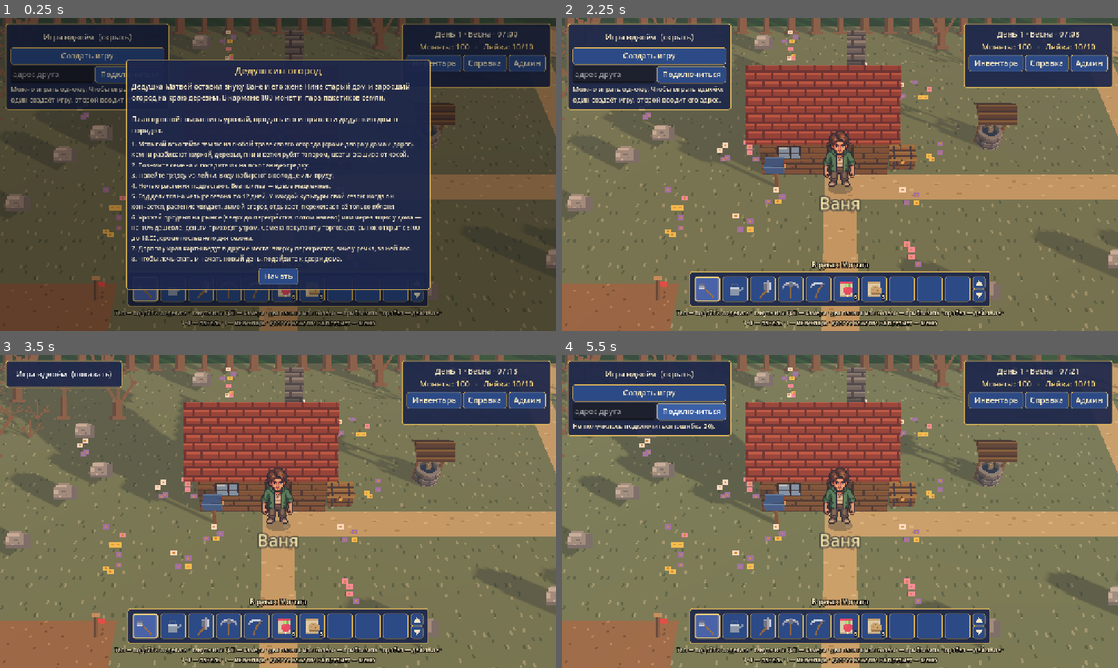
Above: before the commit, frames 1-4 (two rows, left to right).
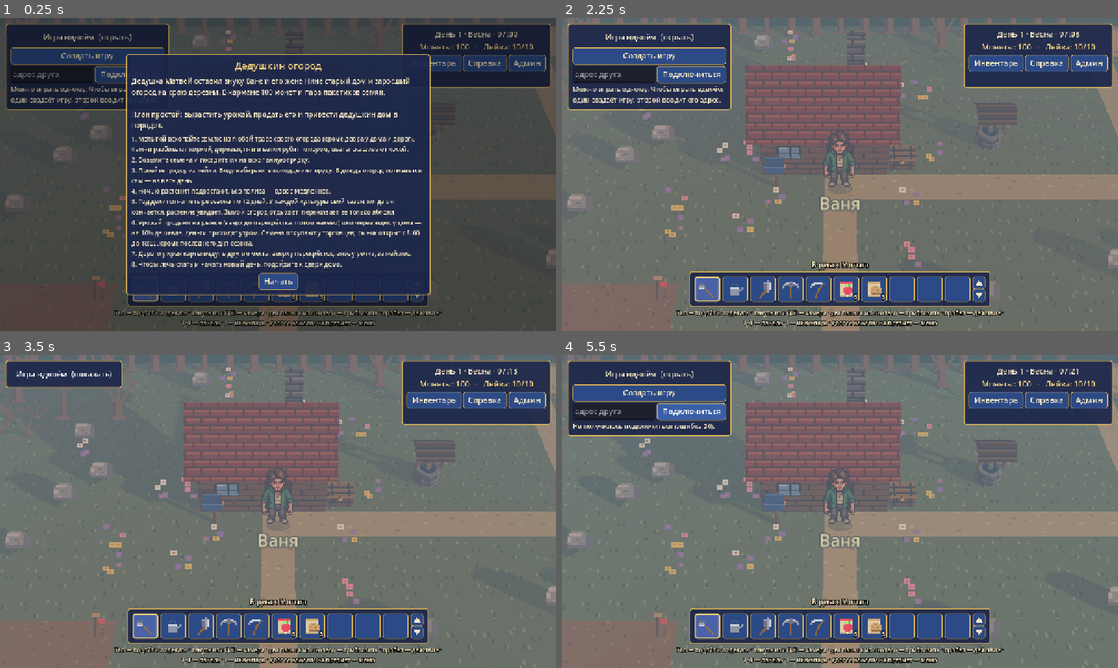
Above: after the commit, the same moments.

Repository: Japshinobi/Test
Game: Godot game, scene res://main.tscn
Two runs of this game, one before a commit and one after it. Both use one fixed random seed, a clock stepped at 60 frames per second and the inputs below.
Inputs (mouse positions are in pixels of both pictures, inside the frame that each line leads up to):
- Up to frame 1 (0.25 s): no input
- Up to frame 2 (2.25 s): click (612, 74) at 0.52 s; type "12" at 0.6 s; click "Админ" at 1.25 s; click "Начать" at 2 s
- Up to frame 3 (3.5 s): click "Игра вдвоём (скрыть)" at 2.75 s
- Up to frame 4 (5.5 s): click "Игра вдвоём (показать)" at 3.5 s; click "Создать игру" at 4.25 s; click "Подключиться" at 5 s

The runs differ from the first frame. In frame 1, 19% of the frame differs, in the area x 0-100%, y 0-100%; in frame 2, 48%; in frame 3, 54%; in frame 4, 48%.
Error after the commit: Invalid assignment of property or key 'amount_ratio' with value of type 'float' on a base object of type 'CPUParticles3D'. (res://scripts/main.gd:323)

Commit message:
Погода: выбор по сезонам, смена днём, дождь поливает огород, туман, снег
- weather.gd: шансы из design/weather.xlsx (тучи → ясно, гроза → дождь, пока их нет),
  план дня с одной сменой (20%), плавный переход ~1 час, вид каждой погоды.
- farm.gd: погода в состоянии огорода и в сохранении (план на сегодня и завтра),
  дождь поливает весь огород на день, снег в 1-й день зимы, сходит с шансом 50%.
- farm_net.gd: решает хозяин; полив дождём и ручная смена рассылаются гостю.
- main.gd: свет, дымка, капли дождя, снегопад по погоде; sfx.gd: звук дождя.
- hud.gd: утреннее окно только при погоде с утра; админ-панель — выбор погоды.
- Старые правила снега по формуле (location.gd → snowing, snow_cover) убраны.
- База знаний и HANDOFF: как устроена погода, решения владельца, проверки вдвоём.

Co-Authored-By: Claude Opus 5.5 <noreply@anthropic.com>
Claude-Session: https://claude.ai/code/session_01Vk2GzkFks5VW2iDabaZdf6

Diff:
--- a/godot/scripts/farm.gd
+++ b/godot/scripts/farm.gd
@@ -3,6 +3,7 @@
 ## и в Unity (OgorodCore.cs). Этим состоянием владеет хозяин игры, остальные получают его копию по сети.
 
 const Location := preload("res://scripts/location.gd")
+const Weather := preload("res://scripts/weather.gd")
 
 ## Рост в игровых днях; сезон — 12 дней. Вне своих сезонов растение вянет.
 ## regrow — через сколько дней плодоносит снова после сбора (0 — растение убирается целиком).
@@ -48,7 +49,12 @@
 ## Предметы на земле: id -> {item, n, x, z}
 var drops := {}
 var next_drop := 1
+## Лежит ли снег на земле (зимой): ложится после снегопада, без снегопада сходит случайно.
 var snow := false
+## Погода (решает хозяин): day — для какого дня планы; today и next — планы на сегодня и завтра (см. weather.gd);
+## wet — дождь сегодня уже был: огород полит на весь день.
+var weather := {"day": 1, "today": Weather.fixed("clear"), "next": Weather.fixed("clear"), "wet": false}
+var rng := RandomNumberGenerator.new()
 ## Изменения карт по локациям: что срубили, разбили, скосили. "farm" -> {"x,y": изменение}
 var mods := {}
 ## Протоптанный снег: локация -> {"x,y": true}. Свежий снег засыпает следы, весной снег тает.
@@ -58,6 +64,32 @@
 func _init() -> void:
 	for c in CROPS:
 		shipped[c["key"]] = 0
+	rng.randomize()
+	new_weather(day)
+
+
+# ---------- погода ----------
+
+## Погода на день d: «завтра» из прошлого плана становится «сегодня», на завтра выбирается новая.
+func new_weather(d: int) -> void:
+	var today: Dictionary = weather["next"] if int(weather.get("day", 0)) + 1 == d else Weather.plan(d, rng)
+	weather = {"day": d, "today": today, "next": Weather.plan(d + 1, rng), "wet": false}
+
+
+## Погода на сегодня — вручную (админ-панель).
+func set_weather(id: String) -> void:
+	weather["today"] = Weather.fixed(id)
+	weather["wet"] = false
+
+
+## Если сегодня уже шёл дождь — полить весь огород (один раз за день). true — грядки изменились.
+func apply_rain(minutes: float) -> bool:
+	if weather.get("wet", false) or not Weather.waters_now(weather["today"], minutes):
+		return false
+	weather["wet"] = true
+	for key in plots:
+		plots[key]["watered"] = true
+	return true
 
 
 # ---------- предметы и инвентарь ----------
@@ -265,7 +297,8 @@
 	match tool:
 		"hoe":
 			if p == null:
-				plots[cell_key(x, y)] = {"tilled": true, "watered": false, "crop": "", "age": 0.0, "ripe": false, "grown": false, "dead": false}
+				# после дождя новая грядка тоже полита: огород полит на весь день
+				plots[cell_key(x, y)] = {"tilled": true, "watered": weather.get("wet", false), "crop": "", "age": 0.0, "ripe": false, "grown": false, "dead": false}
 				return {"plot": true, "fx": "till"}
 			if p["crop"] != "":
 				return {"msg": "Тут растёт: %s." % crop(p["crop"])["name"].to_lower()}
@@ -323,7 +356,7 @@
 ## Возвращает отчёт для утреннего окна.
 func new_day() -> Dictionary:
 	var m := {"ripened": {}, "withered": {}, "dry": 0, "income": 0, "season_changed": false, "snowed": false}
-	var snowed := Location.snowing(day)
+	var snowed := Weather.had(weather["today"], "snow", 24.0 * 60.0)
 	var before := Location.season_id(day)
 	var next := Location.season_id(day + 1)
 	m["season_changed"] = next != before
@@ -372,10 +405,16 @@
 		if snowed:
 			snow = true
 			snow_trod = {}
+		elif snow and rng.randf() < Weather.SNOW_MELT:
+			snow = false
+			snow_trod = {}
 	else:
 		snow = false
 		snow_trod = {}
 	m["snowed"] = snowed
+	new_weather(day)
+	# дождь с самого утра — огород полит сразу
+	apply_rain(6.0 * 60.0)
 	return m
 
 
@@ -504,7 +543,7 @@
 ## Всё состояние одним словарём: для отправки по сети (и для сохранения игры потом).
 func to_dict() -> Dictionary:
 	return {"day": day, "money": money, "shipped": shipped, "mods": mods, "snow_trod": snow_trod,
-		"plots": plots, "drops": drops, "next_drop": next_drop, "snow": snow}
+		"plots": plots, "drops": drops, "next_drop": next_drop, "snow": snow, "weather": weather}
 
 
 func from_dict(d: Dictionary) -> void:
@@ -519,3 +558,11 @@
 	mods = d.get("mods", {})
 	snow_trod = d.get("snow_trod", {})
 	snow = d["snow"]
+	if d.has("weather"):
+		weather = d["weather"]
+		weather["day"] = int(weather.get("day", day))
+		for k in ["today", "next"]:
+			if weather[k].has("at"):
+				weather[k]["at"] = int(weather[k]["at"])
+	else:
+		new_weather(day)
--- a/godot/scripts/farm_net.gd
+++ b/godot/scripts/farm_net.gd
@@ -472,6 +472,24 @@
 
 
 ## Только у хозяина: закончить день для всех (все легли спать, наступила полночь или кнопка «+ день»).
+## Только у хозяина: если пошёл дождь — полить огород и разослать грядки. Вызывается каждый кадр.
+func check_rain(minutes: float) -> void:
+	if not is_host() or not farm.apply_rain(minutes):
+		return
+	for key in farm.plots:
+		var xy: PackedStringArray = String(key).split(",")
+		_all("net_plot", [int(xy[0]), int(xy[1]), farm.plots[key]])
+
+
+## Только у хозяина: погода на сегодня вручную (админ-панель).
+func set_weather(id: String) -> void:
+	if not is_host():
+		return
+	farm.set_weather(id)
+	_all("net_weather", [farm.weather])
+	check_rain(main.minutes)
+
+
 func end_day(note: String) -> void:
 	if not is_host():
 		return
@@ -678,11 +696,19 @@
 
 ## Админ-панель хозяина: день сменился без ночи (растения не растут).
 @rpc("authority", "call_remote", "reliable")
-func net_set_day(d: int, snow_: bool) -> void:
+func net_set_day(d: int, snow_: bool, weather_: Dictionary) -> void:
 	farm.day = d
 	farm.snow = snow_
+	farm.weather = weather_
 	main.day = d
 	main.set_day(d)
+
+
+## Погода сменилась вручную (админ-панель хозяина).
+@rpc("authority", "call_remote", "reliable")
+func net_weather(weather_: Dictionary) -> void:
+	farm.weather = weather_
+	main.update_weather()
 
 
 @rpc("authority", "call_remote", "reliable")
--- a/godot/scripts/hud.gd
+++ b/godot/scripts/hud.gd
@@ -4,6 +4,7 @@
 
 const Farm := preload("res://scripts/farm.gd")
 const Location := preload("res://scripts/location.gd")
+const Weather := preload("res://scripts/weather.gd")
 
 var main: Node
 var root: Control
@@ -440,46 +441,32 @@
 }
 
 
-func show_morning(m: Dictionary, note: String) -> void:
+## Утро. Окно — только если сразу после пробуждения началось погодное событие (решение владельца 22.10.2026);
+## ежедневный отчёт (созрело, ящик, цены) убран — где его показывать, решим позже. m — итог ночи из farm.new_day.
+func show_morning(_m: Dictionary, note: String) -> void:
 	sleepers_label.text = ""
+	if note != "":
+		toast(note)
 	var day: int = main.day
-	var sid := Location.season_id(day)
+	var am := String(main.farmnet.farm.weather["today"].get("am", "clear"))
+	var text := ""
+	match am:
+		"rain":
+			text = "С утра идёт дождь. Огород полит на весь день."
+		"fog":
+			text = "С утра всё окутал туман."
+		"snow":
+			text = "Пошёл первый снег. Зима вступила в свои права." if Location.season_day(day) == 1 else "С утра идёт снег."
+	if text == "":
+		return
 	var v := _open("morning", "%s, день %d из %d" % [main.season_text(), Location.season_day(day), Location.SEASON_DAYS], 620)
-	var lines := PackedStringArray()
-	if m.get("season_changed", false):
-		lines.append(SEASON_TEXT[sid])
-		if not m.get("withered", {}).is_empty():
-			lines.append("Не пережили смену сезона: %s. Уберите увядшие растения с грядок." % ", ".join(m["withered"].keys().map(func(k): return "%s ×%d" % [Farm.crop(k)["name"], m["withered"][k]])))
-		var now := Farm.CROPS.filter(func(c): return Farm.can_plant(c["key"], sid)).map(func(c): return String(c["name"]).to_lower())
-		if not now.is_empty():
-			lines.append("В этом сезоне сажают: %s." % ", ".join(now))
-	if m.get("snowed", false) and sid == "winter":
-		lines.append("За ночь всё засыпало снегом.")
-	if Location.snowing(day):
-		lines.append("Сегодня идёт снег.")
-	if m.get("income", 0) > 0:
-		lines.append("За отгрузку из ящика получено %d монет." % m["income"])
-	if note != "":
-		lines.append(note)
-	var ripe: Dictionary = m.get("ripened", {})
-	lines.append(("За ночь созрело: %s." % ", ".join(ripe.keys().map(func(k): return "%s ×%d" % [Farm.crop(k)["product"], ripe[k]]))) if not ripe.is_empty() else "Пока ничего не созрело. Растения тянутся к солнцу.")
-	if m.get("dry", 0) > 0:
-		lines.append("Без полива осталось растений: %d. Они росли вдвое медленнее." % m["dry"])
-	var best := ""
-	var best_price := 0.0
-	for c in Farm.CROPS:
-		var pr := Farm.price(day, c["key"]) / float(c["sell"])
-		if best == "" or pr > best_price:
-			best = c["key"]
-			best_price = pr
-	lines.append("Сегодня дороже всего принимают: %s, по %d монет." % [String(Farm.crop(best)["product"]).to_lower(), Farm.price(day, best)])
-	_text(v, "\n\n".join(lines), 16)
+	_text(v, text, 16)
 	_button(_buttons(v), "Доброе утро!", close_dialog)
 
 
 # ---------- вступление, справка, админ-панель ----------
 
-const HOW := "1. Мотыгой вскопайте землю на любой траве свое …(203 unchanged characters)… ейки. Воду набирают в колодце или пруду.\n4. Ночью растения подрастают. Без поли …(560 unchanged characters)…
+const HOW := "1. Мотыгой вскопайте землю на любой траве свое …(203 unchanged characters)… ейки. Воду набирают в колодце или пруду. В дождь огород поливается сам — на весь день.\n4. Ночью растения подрастают. Без поли …(560 unchanged characters)…
 
 
 func open_intro() -> void:
@@ -558,6 +545,15 @@
 		_button(ht, "Запустить время" if main.time_frozen else "Остановить время", func() -> void:
 			main.time_frozen = not main.time_frozen
 			open_admin())
+		var hw := _buttons(v)
+		_text(hw, "Погода:", 15).autowrap_mode = TextServer.AUTOWRAP_OFF
+		var now := String(Weather.now(main.farmnet.farm.weather["today"], main.minutes)[0])
+		for id in Weather.TYPES:
+			var b := _button(hw, Weather.name_of(id), func() -> void:
+				main.admin_set_weather(id)
+				open_admin())
+			if id == now:
+				b.add_theme_stylebox_override("normal", _box(Color("#4a63a8"), Color("#f0cf7a"), 2))
 		var hf := _buttons(v)
 		_button(hf, "Пропустить ночь (растения растут)", func() -> void:
 			close_dialog()
--- a/godot/scripts/location.gd
+++ b/godot/scripts/location.gd
@@ -233,15 +233,6 @@
 	return (day - 1) % SEASON_DAYS + 1
 
 
-## Примерно через день зимой идёт снег; к утру он ложится.
-static func snowing(day: int) -> bool:
-	return day >= 1 and season_id(day) == "winter" and hash3(day, 5, 77) < 0.5
-
-
-static func snow_cover(day: int) -> bool:
-	return season_id(day) == "winter" and snowing(day - 1)
-
-
 ## Название «вида» дня в атласе: деревья, кусты, трава и цветы меняются с ним.
 static func look_name(day: int, snow: bool) -> String:
 	match season_id(day):
--- a/godot/scripts/main.gd
+++ b/godot/scripts/main.gd
@@ -9,6 +9,7 @@
 const Hud := preload("res://scripts/hud.gd")
 const FarmNet := preload("res://scripts/farm_net.gd")
 const Sfx := preload("res://scripts/sfx.gd")
+const Weather := preload("res://scripts/weather.gd")
 
 const PORT := 24565
 const SPEED := 3.6          # клеток в секунду
@@ -49,6 +50,7 @@
 var _last_cell := Vector2i(-1, -1)
 var _trod_sent := {}
 var _snowfall: CPUParticles3D
+var _rainfall: CPUParticles3D
 var _late_warned := false
 var yaw := 0.0
 var dist := 18.0
@@ -141,6 +143,7 @@
 	_update_camera(delta)
 	_tint_t += delta
 	_update_light(_tint_t > 0.25)
+	farmnet.check_rain(minutes)
 	world.set_market_open(market_open())
 	world.tick(delta)
 	_net_tick(delta)
@@ -171,7 +174,14 @@
 		return
 	d = maxi(1, d)
 	var snow := farmnet.farm.snow if Location.season_id(d) == "winter" else false
-	farmnet._all("net_set_day", [d, snow])
+	farmnet.farm.new_weather(d)
+	farmnet._all("net_set_day", [d, snow, farmnet.farm.weather])
+	farmnet.check_rain(minutes)
+
+
+## Админ-панель: погода на сегодня вручную (решает хозяин, видят все).
+func admin_set_weather(id: String) -> void:
+	farmnet.set_weather(id)
 
 
 func admin_set_time(m: float) -> void:
@@ -235,7 +245,7 @@
 	if cell == _last_cell:
 		return
 	_last_cell = cell
-	if not Location.snow_cover(day):
+	if not farmnet.farm.snow or Location.season_id(day) != "winter":
 		return
 	var k := "%s:%d,%d" % [loc_id, cell.x, cell.y]
 	if _trod_sent.has(k) or farmnet.farm.snow_trod.get(loc_id, {}).has("%d,%d" % [cell.x, cell.y]):
@@ -244,7 +254,12 @@
 	farmnet.request("trod", [loc_id, cell.x, cell.y])
 
 
-## Падающий снег вокруг камеры в снежные дни.
+## Погода сменилась (админ-панель): сразу перерисовать свет, дождь и снег.
+func update_weather() -> void:
+	_update_light(true)
+
+
+## Падающий снег и дождь вокруг камеры; сколько их — решает погода (_update_fall).
 func _update_snowfall() -> void:
 	if _snowfall == null:
 		_snowfall = CPUParticles3D.new()
@@ -266,8 +281,46 @@
 		mesh.material = mat
 		_snowfall.mesh = mesh
 		add_child(_snowfall)
-	_snowfall.emitting = Location.snowing(day)
-	_snowfall.visible = _snowfall.emitting
+	if _rainfall == null:
+		# капли — вытянутые штрихи, всегда вертикальные на экране
+		_rainfall = CPUParticles3D.new()
+		_rainfall.amount = 900
+		_rainfall.lifetime = 0.9
+		_rainfall.emission_shape = CPUParticles3D.EMISSION_SHAPE_BOX
+		_rainfall.emission_box_extents = Vector3(16, 0.5, 16)
+		_rainfall.direction = Vector3(0.05, -1, 0)
+		_rainfall.spread = 2.0
+		_rainfall.initial_velocity_min = 13.0
+		_rainfall.initial_velocity_max = 16.0
+		_rainfall.gravity = Vector3.ZERO
+		var drop := QuadMesh.new()
+		drop.size = Vector2(0.03, 0.42)
+		var dmat := StandardMaterial3D.new()
+		dmat.shading_mode = BaseMaterial3D.SHADING_MODE_UNSHADED
+		dmat.transparency = BaseMaterial3D.TRANSPARENCY_ALPHA
+		dmat.albedo_color = Color(0.82, 0.88, 1.0, 0.55)
+		dmat.billboard_mode = BaseMaterial3D.BILLBOARD_FIXED_Y
+		drop.material = dmat
+		_rainfall.mesh = drop
+		add_child(_rainfall)
+	_update_fall(Weather.look(farmnet.farm.weather["today"], minutes))
+
+
+func _update_fall(w: Dictionary) -> void:
+	_set_fall(_snowfall, w["snow"])
+	_set_fall(_rainfall, w["rain"])
+	sound.set_rain(w["rain"])
+
+
+## Частицы идут, если погода хоть немного «падает»; во время перехода их становится больше или меньше.
+func _set_fall(p: CPUParticles3D, k: float) -> void:
+	if p == null:
+		return
+	var on := k > 0.02
+	if p.emitting != on:
+		p.emitting = on
+	p.visible = on
+	p.amount_ratio = clampf(k, 0.05, 1.0)
 
 
 ## На клетке что-то изменилось (срубили дерево и т. п.): обновить картинку и проходимость.
@@ -383,7 +436,9 @@
 
 ## Солнце встаёт в 6:00 на востоке, в полдень стоит на юге, садится в 20:30 на западе.
 func _update_light(sprites_too: bool) -> void:
-	var tint := tint_at(minutes)
+	# погода: свет тусклее и с оттенком, дымка гуще, дождь и снег (с плавным переходом)
+	var w := Weather.look(farmnet.farm.weather["today"], minutes)
+	var tint := tint_at(minutes) * (w["tint"] as Color)
 	var t := (minutes - 360.0) / 870.0
 	if t > 0.0 and t < 1.0:
 		var a := t * PI
@@ -391,7 +446,7 @@
 		var dir := Vector3(cos(a), maxf(elev, 0.18) * 1.3, 0.55).normalized()
 		sun.basis = Basis.looking_at(-dir, Vector3.UP)
 		sun.light_color = tint
-		sun.light_energy = 0.15 * minf(1.0, elev * 3.0)
+		sun.light_energy = 0.15 * minf(1.0, elev * 3.0) * float(w["light"])
 		sun.visible = true
 	else:
 		sun.visible = false
@@ -400,6 +455,8 @@
 	var sky := Color(0.55, 0.74, 0.93) * tint
 	env.background_color = sky
 	env.fog_light_color = sky
+	env.fog_density = w["fog"]
+	_update_fall(w)
 	if sprites_too:
 		_tint_t = 0.0
 		world.set_tint(tint)
@@ -413,6 +470,8 @@
 func _update_camera(delta: float) -> void:
 	if _snowfall:
 		_snowfall.position = me.position + Vector3(0, 7, 0)
+	if _rainfall:
+		_rainfall.position = me.position + Vector3(0, 9, 0)
 	var target := me.position + Vector3(0, 0.7, 0)
 	cam_target = cam_target.lerp(target, 1.0 - exp(-8.0 * delta))
 	var off := Vector3(sin(yaw) * cos(PITCH), sin(PITCH), cos(yaw) * cos(PITCH)) * dist
--- a/godot/scripts/sfx.gd
+++ b/godot/scripts/sfx.gd
@@ -19,6 +19,7 @@
 var _streams := {}
 var _players: Array[AudioStreamPlayer] = []
 var _next := 0
+var _rain: AudioStreamPlayer
 
 
 func _ready() -> void:
@@ -37,6 +38,43 @@
 	_next = (_next + 1) % _players.size()
 	p.stream = _streams[name_]
 	p.play()
+
+
+## Шум дождя: level 0..1 (0 — тишина). Включается и затихает вместе с погодой.
+func set_rain(level: float) -> void:
+	var audible := on and level > 0.02
+	if not audible:
+		if _rain and _rain.playing:
+			_rain.stop()
+		return
+	if _rain == null:
+		_rain = AudioStreamPlayer.new()
+		_rain.stream = _noise_loop()
+		add_child(_rain)
+	_rain.volume_db = linear_to_db(0.35 * level)
+	if not _rain.playing:
+		_rain.play()
+
+
+## Две секунды мягкого шума (сглаженный белый шум), повторяются по кругу.
+static func _noise_loop() -> AudioStreamWAV:
+	var count := RATE * 2
+	var data := PackedByteArray()
+	data.resize(count * 2)
+	var rng := RandomNumberGenerator.new()
+	rng.seed = 7
+	var v := 0.0
+	for i in count:
+		v = v * 0.55 + rng.randf_range(-1.0, 1.0) * 0.45
+		data.encode_s16(i * 2, int(clampf(v * 0.6, -1.0, 1.0) * 32767.0))
+	var s := AudioStreamWAV.new()
+	s.format = AudioStreamWAV.FORMAT_16_BITS
+	s.mix_rate = RATE
+	s.stereo = false
+	s.data = data
+	s.loop_mode = AudioStreamWAV.LOOP_FORWARD
+	s.loop_end = count
+	return s
 
 
 ## Собрать звук из нот в один короткий WAV.
--- /dev/null
+++ b/godot/scripts/weather.gd
@@ -0,0 +1,120 @@
+extends RefCounted
+## Погода: виды, шансы по сезонам, план на день и как она выглядит в каждую минуту.
+## Правила — из design/weather.xlsx (листы «Погода» и «Параметры»), только строки «решено» и «в игре».
+## Погоду выбирает хозяин игры; план хранится в состоянии огорода (farm.weather) и приходит гостю вместе с ним.
+##
+## План на день: {"am": утренняя погода, "pm": погода после смены, "at": минута начала смены (-1 — без смены)}.
+## В farm.weather лежат два плана: "today" и "next" (на завтра — для будущего барометра).
+
+const Location := preload("res://scripts/location.gd")
+
+## Шансы в день, % — весна, лето, осень, зима (лист «Погода»).
+const CHANCE := {
+	"clear": [45, 55, 30, 40],
+	"clouds": [20, 10, 25, 25],
+	"rain": [25, 15, 30, 0],
+	"storm": [5, 15, 3, 0],
+	"snow": [0, 0, 0, 30],
+	"fog": [5, 5, 12, 5],
+}
+## Виды, которых ещё нет в игре, отдают свою долю другим (решение владельца 22.10.2026):
+## тучи — в «ясно», гроза — в «дождь». Когда вид появится, строку отсюда убрать.
+const FOLD := {"clouds": "clear", "storm": "rain"}
+
+## Как выглядит и что делает каждый вид.
+## light — множитель солнца (и силы теней); tint — чем подкрасить свет; fog — плотность дымки;
+## fall — что падает с неба; waters — поливает ли огород.
+const TYPES := {
+	"clear": {"name": "Ясно", "light": 1.0, "tint": Color(1, 1, 1), "fog": 0.004, "fall": "", "waters": false},
+	"rain": {"name": "Дождь", "light": 0.35, "tint": Color(0.74, 0.78, 0.86), "fog": 0.012, "fall": "rain", "waters": true},
+	"fog": {"name": "Туман", "light": 0.55, "tint": Color(0.88, 0.89, 0.92), "fog": 0.022, "fall": "", "waters": false},
+	"snow": {"name": "Снег", "light": 0.6, "tint": Color(0.9, 0.92, 0.97), "fog": 0.01, "fall": "snow", "waters": false},
+}
+
+const CHANGE_CHANCE := 0.2   # шанс, что погода сменится днём (решение владельца 22.10.2026)
+const CHANGE_FROM := 7 * 60  # смена — в любое время дня, между 7:00 и 20:00
+const CHANGE_TO := 20 * 60
+const BLEND := 60.0          # переход — около 1 игрового часа
+const SNOW_MELT := 0.5       # шанс, что лежащий снег сойдёт за ночь без снегопада
+
+
+## Вид погоды по шансам сезона.
+static func pick(season_index: int, rng: RandomNumberGenerator) -> String:
+	var weights := {}
+	for id in CHANCE:
+		var to: String = FOLD.get(id, id)
+		weights[to] = weights.get(to, 0) + int(CHANCE[id][season_index])
+	var total := 0
+	for id in weights:
+		total += weights[id]
+	var r := rng.randi_range(1, maxi(total, 1))
+	for id in weights:
+		r -= weights[id]
+		if r <= 0:
+			return id
+	return "clear"
+
+
+## План погоды на день: утренняя погода и, возможно, одна смена днём.
+static func plan(day: int, rng: RandomNumberGenerator) -> Dictionary:
+	var s := Location.season_index(day)
+	var am := pick(s, rng)
+	# снег в 1-й день зимы обязателен
+	if Location.season_id(day) == "winter" and Location.season_day(day) == 1:
+		am = "snow"
+	var p := {"am": am, "pm": am, "at": -1}
+	if rng.randf() < CHANGE_CHANCE:
+		var pm := pick(s, rng)
+		if pm != am:
+			p["pm"] = pm
+			p["at"] = rng.randi_range(CHANGE_FROM, CHANGE_TO)
+	return p
+
+
+## Погода на весь день без смены (админ-панель).
+static func fixed(id: String) -> Dictionary:
+	return {"am": id, "pm": id, "at": -1}
+
+
+## Какая погода сейчас и насколько прошёл переход к ней (0..1; 1 — переход закончен).
+static func now(p: Dictionary, minutes: float) -> Array:
+	var at := float(p.get("at", -1))
+	if at < 0.0 or minutes < at:
+		return [String(p.get("am", "clear")), 1.0]
+	return [String(p.get("pm", "clear")), clampf((minutes - at) / BLEND, 0.0, 1.0)]
+
+
+## Шла ли эта погода в какой-то момент дня до minutes (для полива дождём). Утренняя погода идёт с утра.
+static func had(p: Dictionary, id: String, minutes: float) -> bool:
+	if String(p.get("am", "")) == id:
+		return true
+	return int(p.get("at", -1)) >= 0 and minutes >= float(p["at"]) and String(p.get("pm", "")) == id
+
+
+static func waters_now(p: Dictionary, minutes: float) -> bool:
+	for id in TYPES:
+		if TYPES[id]["waters"] and had(p, id, minutes):
+			return true
+	return false
+
+
+## Как выглядит погода в эту минуту: свет, подкраска, дымка, дождь и снег (0..1), с плавным переходом.
+static func look(p: Dictionary, minutes: float) -> Dictionary:
+	var a: Dictionary = TYPES.get(String(p.get("am", "clear")), TYPES["clear"])
+	var b := a
+	var k := 0.0
+	var at := float(p.get("at", -1))
+	if at >= 0.0 and minutes >= at:
+		b = TYPES.get(String(p.get("pm", "clear")), TYPES["clear"])
+		k = clampf((minutes - at) / BLEND, 0.0, 1.0)
+	return {
+		"light": lerpf(a["light"], b["light"], k),
+		"tint": (a["tint"] as Color).lerp(b["tint"], k),
+		"fog": lerpf(a["fog"], b["fog"], k),
+		"rain": lerpf(1.0 if a["fall"] == "rain" else 0.0, 1.0 if b["fall"] == "rain" else 0.0, k),
+		"snow": lerpf(1.0 if a["fall"] == "snow" else 0.0, 1.0 if b["fall"] == "snow" else 0.0, k),
+	}
+
+
+static func name_of(id: String) -> String:
+	return TYPES.get(id, TYPES["clear"])["name"]
--- a/godot/scripts/world.gd
+++ b/godot/scripts/world.gd
@@ -62,7 +62,7 @@
 	_small_waters.clear()
 	_cell_sprites.clear()
 	_shake.clear()
-	var snow := Location.snow_cover(day)
+	var snow: bool = farm.snow and Location.season_id(day) == "winter"
 	_snow = snow
 	_day = day
 	var look := Location.look_name(day, snow)
Not shown, changed: HANDOFF.md
Not shown, changed: knowledge/decisions/data.md
Not shown, changed: knowledge/decisions/network.md
Not shown, changed: knowledge/owner-decisions.md
Not shown, changed: knowledge/recipes/event.md
